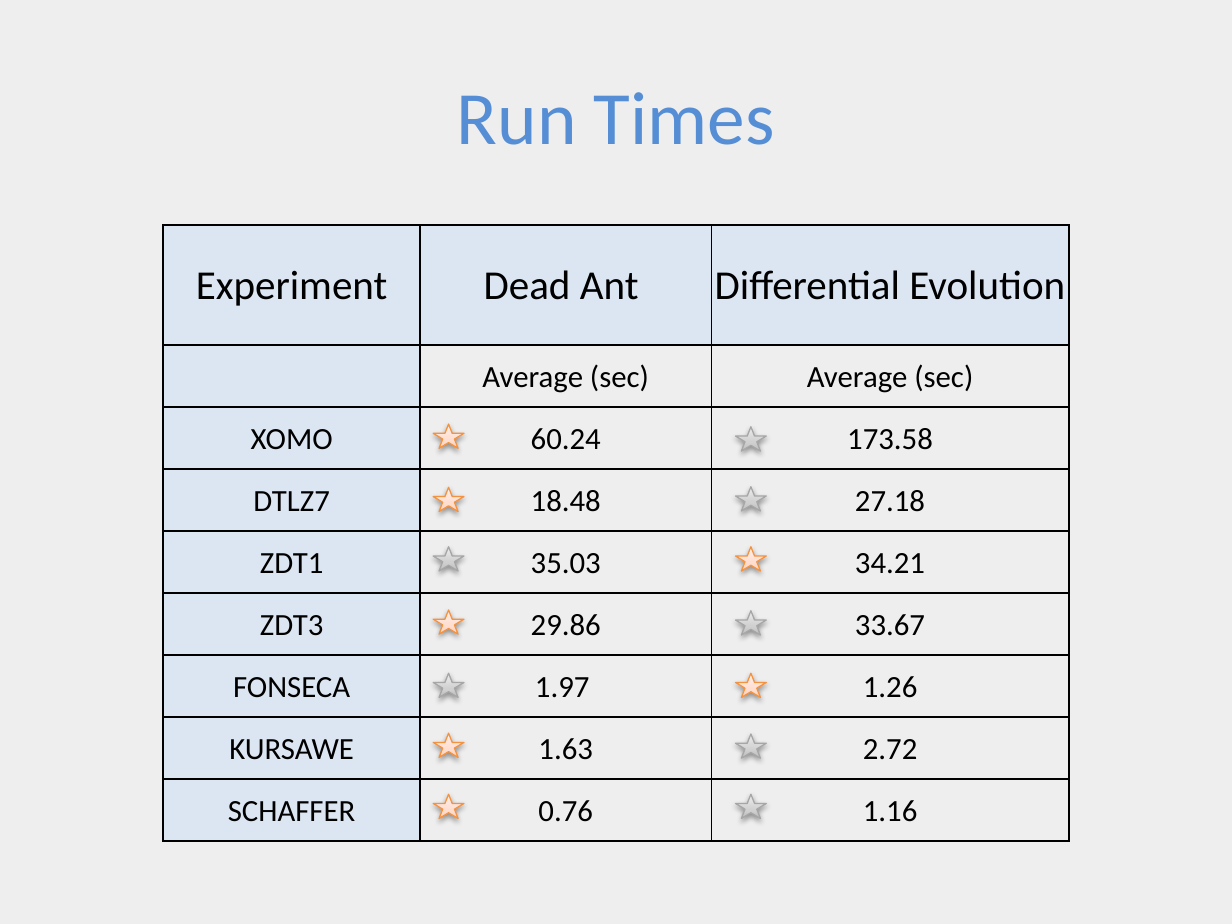
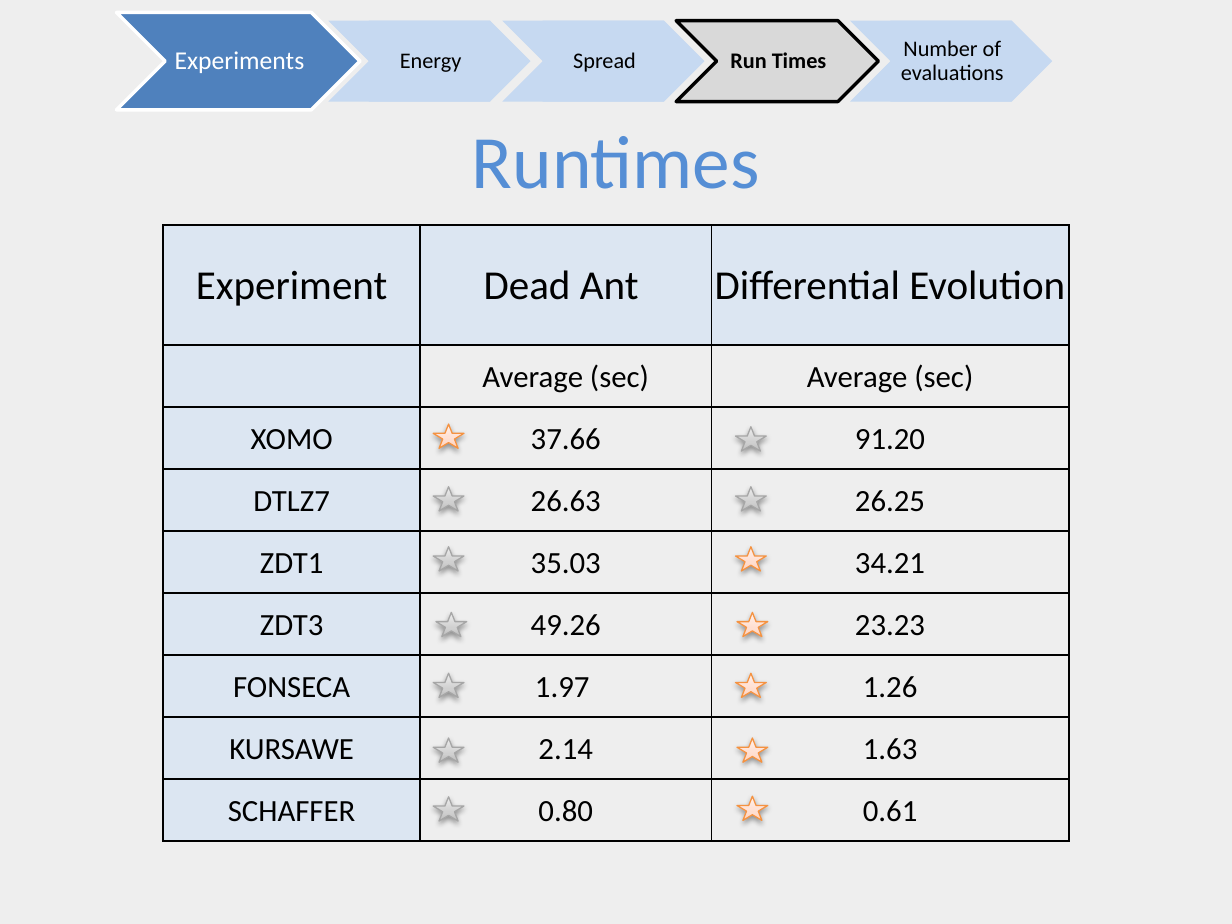
Before and after one commit to ai-se/Rahul, a slide deck: slide 12 of DEADANT/deadAnt.pptx. Drawn at 1232x924 pixels with LibreOffice and Linux fonts; fonts in the diff are those of the drawing. Boxes give left, top, right and bottom in pixels: in the first picture for what was removed or moved away, otherwise in the second. Text is boxed around its words. In the diff, an @@ line names an element or a change of style, - is before the commit and + after.

```diff
--- a/DEADANT/deadAnt.pptx
+++ b/DEADANT/deadAnt.pptx
@@ chevron added at box(116, 12, 360, 110), fill #4F81BD, outline #FFFFFF 2 pt @@
@@ chevron added at box(329, 21, 531, 102), fill #C6D9F1 @@
@@ rectangle added at box(368, 21, 489, 102), fill #C6D9F1, 13 pt, text #000000 @@
+Energy
@@ chevron added at box(503, 21, 705, 102), fill #C6D9F1 @@
@@ rectangle added at box(542, 21, 663, 102), fill #C6D9F1, 13 pt, text #000000 @@
+Spread
@@ chevron added at box(676, 21, 878, 102), fill #D9D9D9, outline #000000 2 pt @@
@@ text "Run Times": place and size @@
-text "Run Times" at box(457, 92, 775, 145)
+text "Run Times" at box(730, 52, 827, 68)
@@ text "Run Times" at box(730, 52, 827, 68): size 44 to 13 pt, text colour #558ED5 to #000000, bold on; line spacing 1 to 0.9; more space between paragraphs @@
@@ chevron added at box(850, 21, 1052, 102), fill #C6D9F1 @@
@@ rectangle added at box(891, 21, 1011, 102), fill #C6D9F1, 13 pt, text #000000 @@
+Number of evaluations
@@ text added at box(175, 51, 305, 73), 15 pt, text #FFFFFF @@
+Experiments
@@ text added at box(472, 136, 760, 189), 44 pt, text #558ED5 @@
+Runtimes
@@ table at box(163, 225, 1068, 841) @@
-row 3, column 2: 60.24
+row 3, column 2: 37.66
-row 3, column 3: 173.58
+row 3, column 3: 91.20
-row 4, column 2: 18.48
+row 4, column 2: 26.63
-row 4, column 3: 27.18
+row 4, column 3: 26.25
-row 6, column 2: 29.86
+row 6, column 2: 49.26
-row 6, column 3: 33.67
+row 6, column 3: 23.23
-row 8, column 2: 1.63
+row 8, column 2: 2.14
-row 8, column 3: 2.72
+row 8, column 3: 1.63
-row 9, column 2: 0.76
+row 9, column 2: 0.80
-row 9, column 3: 1.16
+row 9, column 3: 0.61
@@ fill gradient #FFD2BD to #FFDED0 to #FFF2ED to gradient #BDBDBD to #D1D1D1 to #EEEEEE; outline #F69240 0.75 pt to #A6A6A6 0.75 pt in 3 elements at box(434, 487, 464, 511), box(434, 797, 464, 822), box(436, 612, 467, 637) @@
@@ star at box(737, 612, 768, 637): fill gradient #BDBDBD to #D1D1D1 to #EEEEEE to gradient #FFD2BD to #FFDED0 to #FFF2ED; outline #A6A6A6 0.75 pt to #F69240 0.75 pt @@
@@ star: place and size @@
-star at box(736, 734, 766, 759)
+star at box(434, 738, 464, 763)
@@ star: place and size @@
-star at box(434, 733, 464, 758)
+star at box(737, 738, 768, 763)
@@ star at box(737, 796, 768, 821): fill gradient #BDBDBD to #D1D1D1 to #EEEEEE to gradient #FFD2BD to #FFDED0 to #FFF2ED; outline #A6A6A6 0.75 pt to #F69240 0.75 pt @@
```
Also in this commit, not shown: 7 other slides changed, 1 slide added, 1 slide removed.
